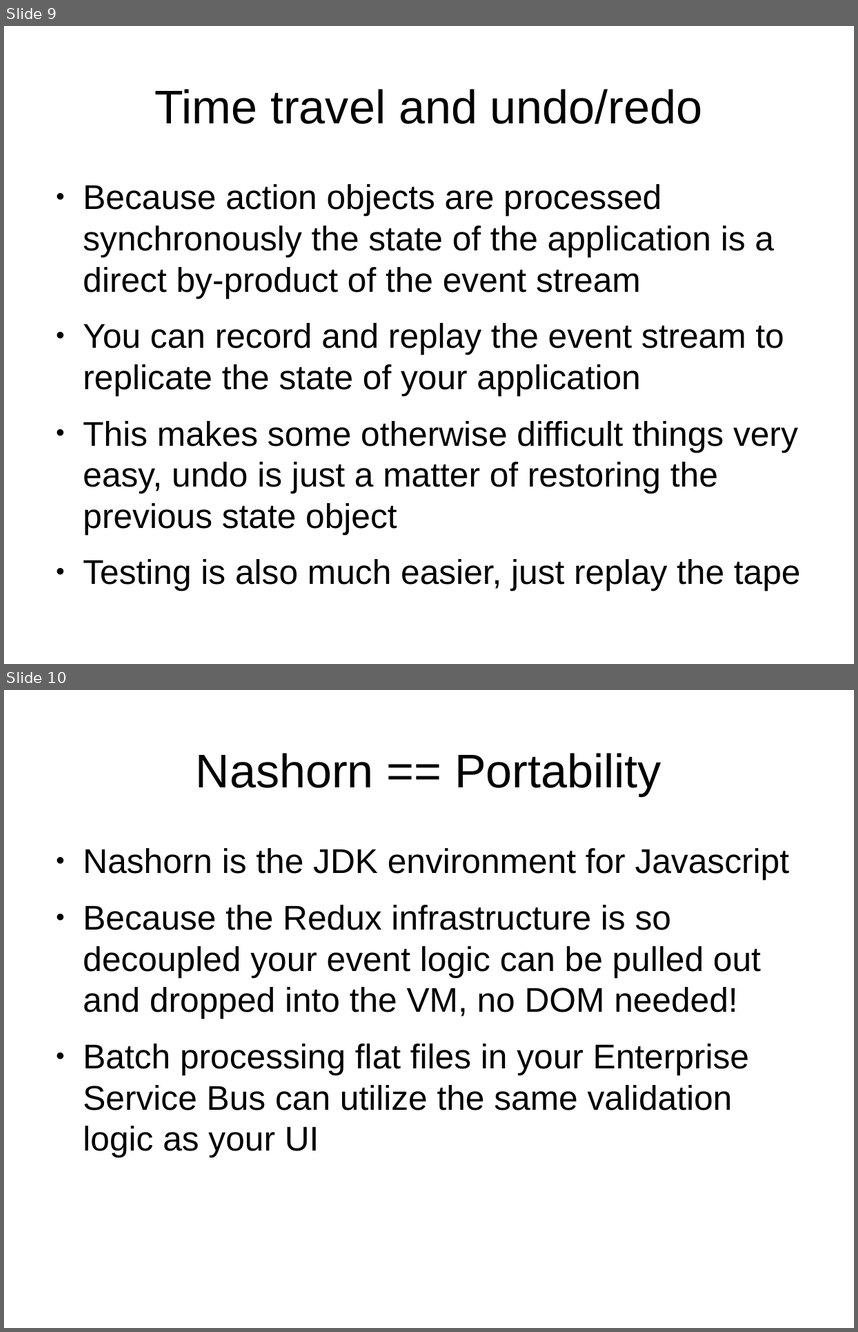
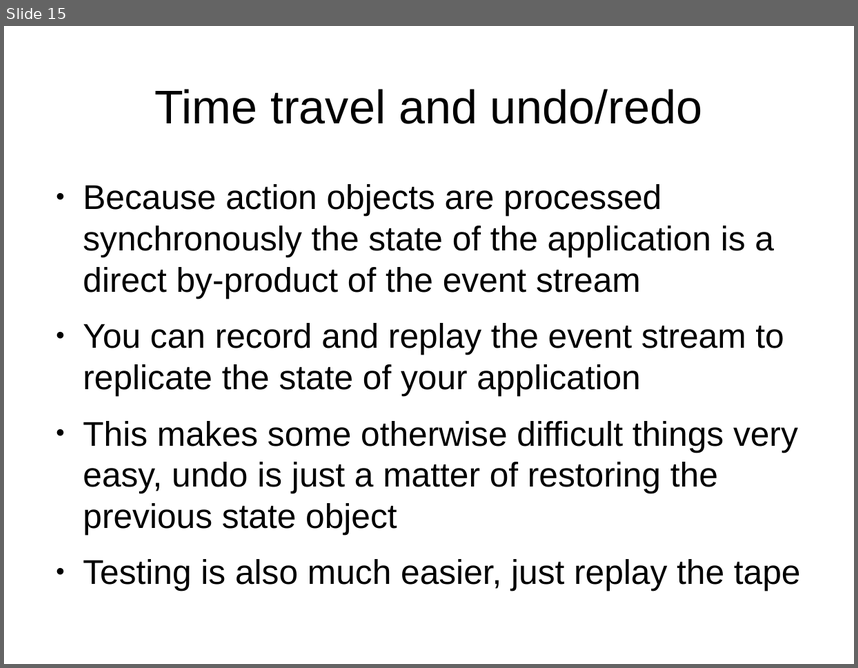
Before and after one commit to filterbubbler/java-tour-slides, a slide deck: java-talk.odp. Shown one above the other, each under a label of ours: slides 9 and 10 before the commit, slide 15 after it. The pictures are 858x1332 and 858x668 pixels, drawn with LibreOffice and Linux fonts; fonts in the diff are those of the drawing. Boxes give left, top, right and bottom in pixels: in the first picture for what was removed or moved away, otherwise in the second. Text is boxed around its words. In the diff, an @@ line names an element or a change of style, - is before the commit and + after.

```diff
--- a/java-talk.odp
+++ b/java-talk.odp
@@ slide 10 removed at [4, 690, 854, 1328], background #FFFFFF @@
@@ title removed at [196, 753, 662, 796] @@
-Nashorn == Portability
@@ text removed at [83, 848, 790, 1157] @@
-● Nashorn is the JDK environment for Javascript
-● Because the Redux infrastructure is so decoupled your event logic can be pulled out and dropped into the VM, no DOM needed!
-● Batch processing flat files in your Enterprise Service Bus can utilize the same validation logic as your UI
@@ what was slide 9 is now slide 15 @@
```
Also in this commit, not shown: 1 slide changed, 11 slides added, 1 other slide removed, 1 other file.
